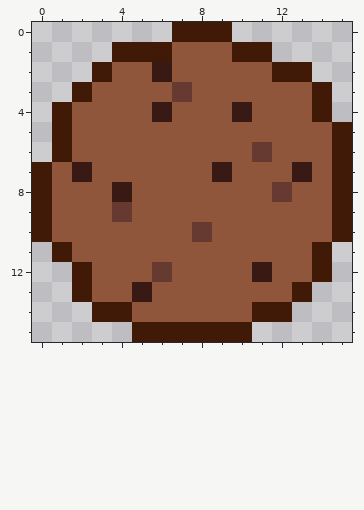
Edited in one commit: pixel-art sprite (build/res/img/cookie.png). The first picture shows the starting point.
The file is 16x16 pixels. Colours within 5 levels of each other are drawn and written as one.
And afterwards:
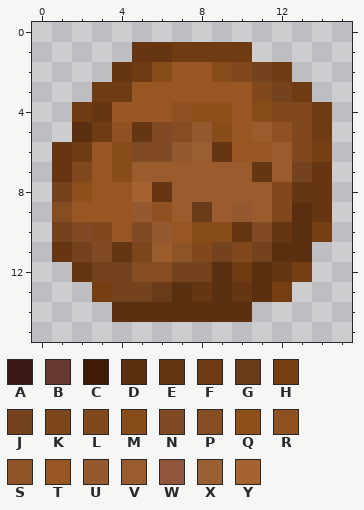
Palette (. is transparent): A #381913  B #663931  C #401907  D #5b3010  E #653611  F #6e3b13  G #693b19  H #753e12  J #74431d  K #7b461b  L #82481d  M #884c1b  N #804b24  P #864d23  Q #8f4f1b  R #8f5121  S #8e5427  T #975623  U #94592e  V #9b5c2d  W #8f563b  X #9a5e33  Y #a66332
Diff:
Changed rows in their new state; - is an unchanged pixel.
first column x 0:
 0 -------...------
 1 ----.EEFFFF.----
 2 ---.EFMTTMLJF.--
 3 --.FFTTTTTTLJF.-
 4 -.FETTTRQQTMLLF-
 5 -.DFRENPUMTVRLF.
 6 -EFTMNNUXETTVLH.
 7 .ELTMVVVVVVEVJE.
 8 .JQTTYEVVVVVLEE.
 9 .PTTTURVGVUVLDE.
10 .JNLTNUTMMENEDH.
11 -EJNEKVSLJLJDD.-
12 --EJJPPJJDFDEH.-
13 --.HJJGDEDEDH.--
14 ---.DDDDDDD..---
15 -----......-----
Where, in picture pixels (left, top, right, bottom), the same in both pictures:
changed: (32, 22, 352, 342)
